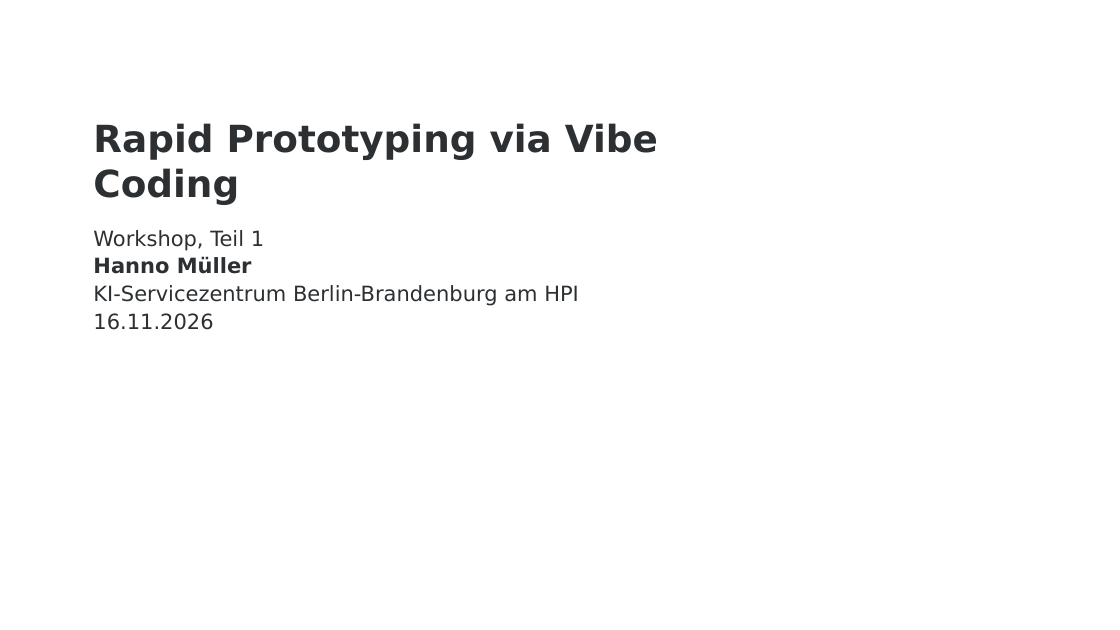
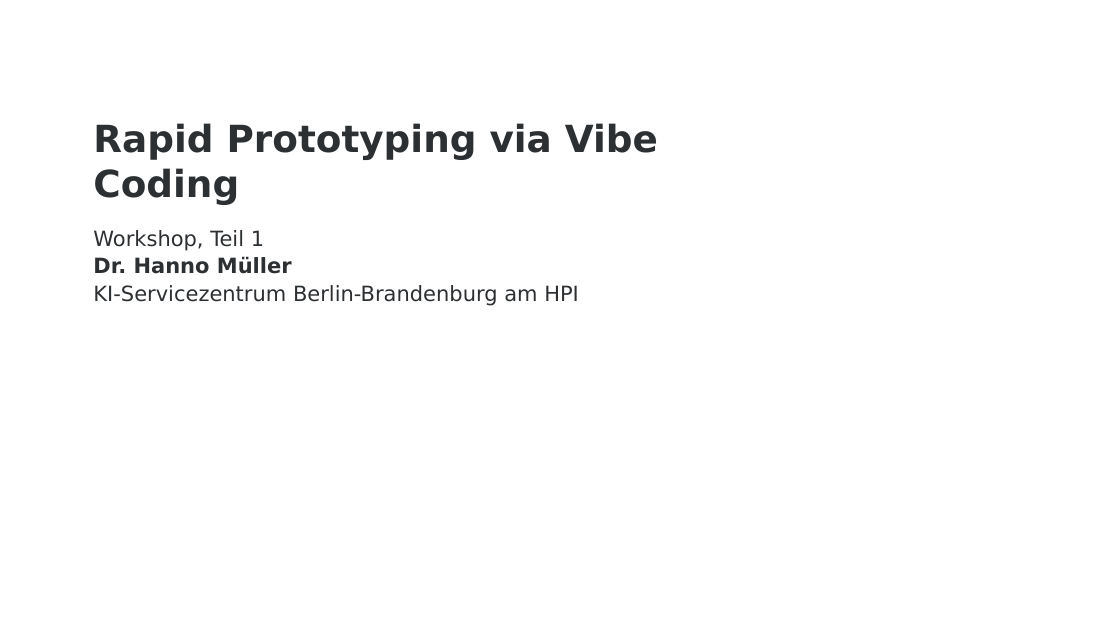
Before and after one commit to aihpi/workshop-rapid-prototyping, a slide deck: slide 1 of slides/01_workshop_rapid_prototyping_DE.pptx. Drawn at 1120x630 pixels with LibreOffice and Linux fonts; fonts in the diff are those of the drawing; background and template pictures are left out. Boxes give left, top, right and bottom in pixels: in the first picture for what was removed or moved away, otherwise in the second. Text is boxed around its words. In the diff, an @@ line names an element or a change of style, - is before the commit and + after.

```diff
--- a/slides/01_workshop_rapid_prototyping_DE.pptx
+++ b/slides/01_workshop_rapid_prototyping_DE.pptx
@@ subtitle at <box>93,256,292,274</box>: text changed @@
-Hanno Müller
+Dr. Hanno Müller
@@ subtitle at <box>93,313,213,330</box>: paragraph removed @@
-16.11.2026
```
Also in this commit, not shown: 6 other slides changed, 6 slides added, 17 slides removed, 1 other file.
